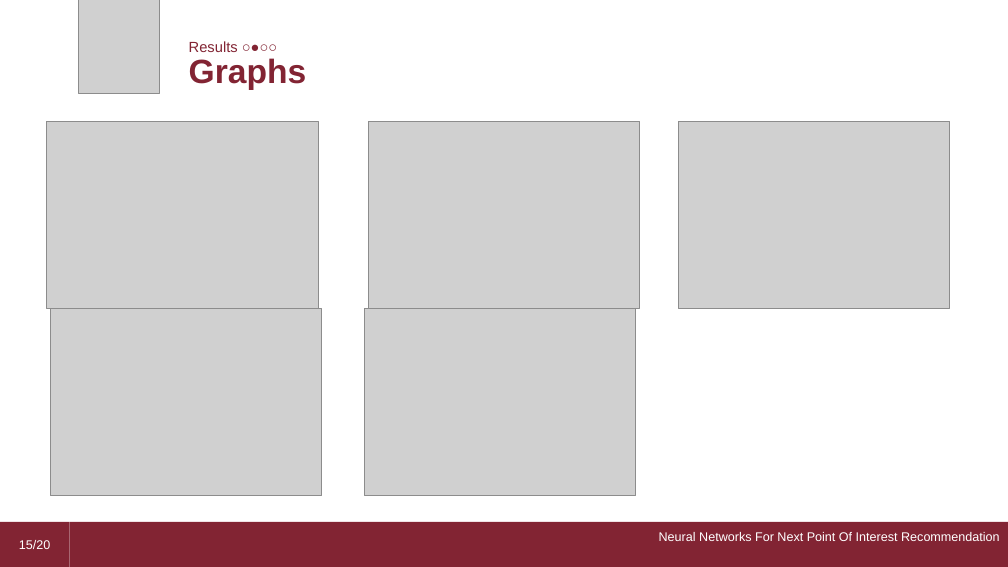
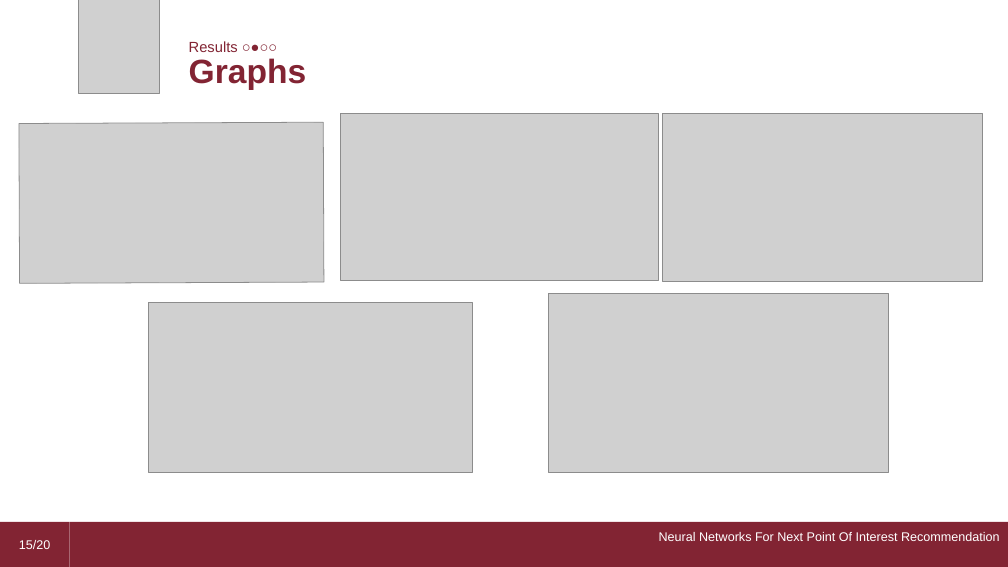
Before and after one commit to dario-loi/foursquare, a slide deck: slide 15 of presentation.pptm. Drawn at 1008x567 pixels with LibreOffice and Linux fonts; fonts in the diff are those of the drawing; grey boxes stand for pictures. Boxes give left, top, right and bottom in pixels: in the first picture for what was removed or moved away, otherwise in the second. Text is boxed around its words. In the diff, an @@ line names an element or a change of style, - is before the commit and + after.

```diff
--- a/presentation.pptm
+++ b/presentation.pptm
@@ picture resized from (x1=368, y1=121, x2=640, y2=309) to (x1=340, y1=113, x2=659, y2=281) @@
@@ picture resized from (x1=678, y1=121, x2=951, y2=309) to (x1=663, y1=113, x2=983, y2=281) @@
@@ picture at (x1=19, y1=123, x2=324, y2=283): rotation 0 to 359 degrees @@
@@ picture added at (x1=548, y1=293, x2=889, y2=473) @@
@@ picture removed at (x1=50, y1=309, x2=322, y2=496) @@
@@ picture added at (x1=149, y1=302, x2=473, y2=473) @@
@@ picture removed at (x1=364, y1=309, x2=637, y2=496) @@
```
Also in this commit, not shown: 13 other slides changed.
